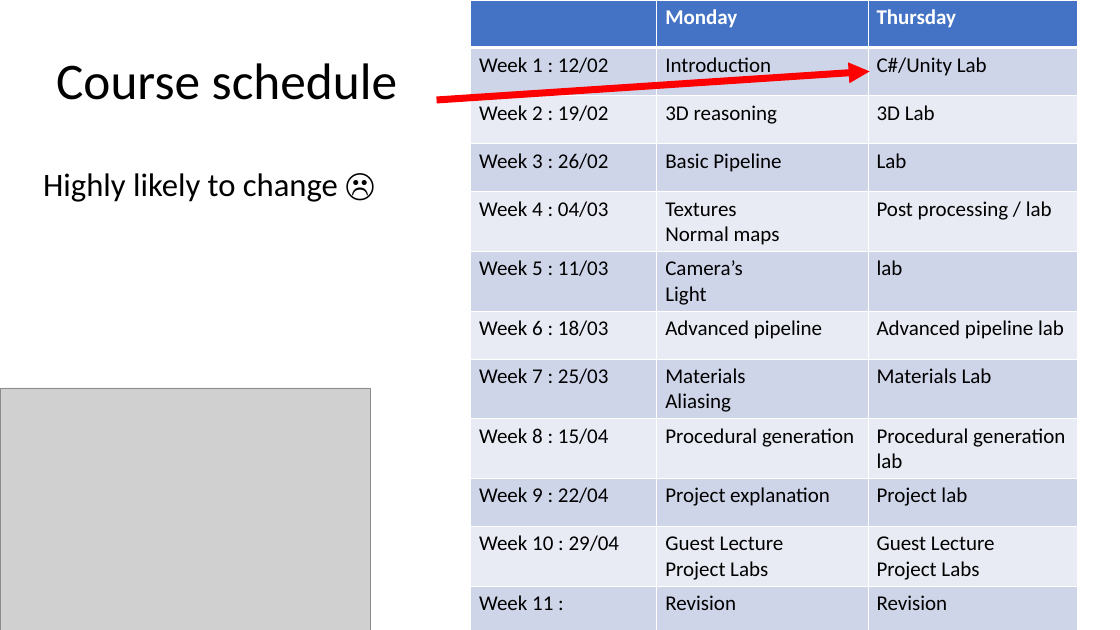
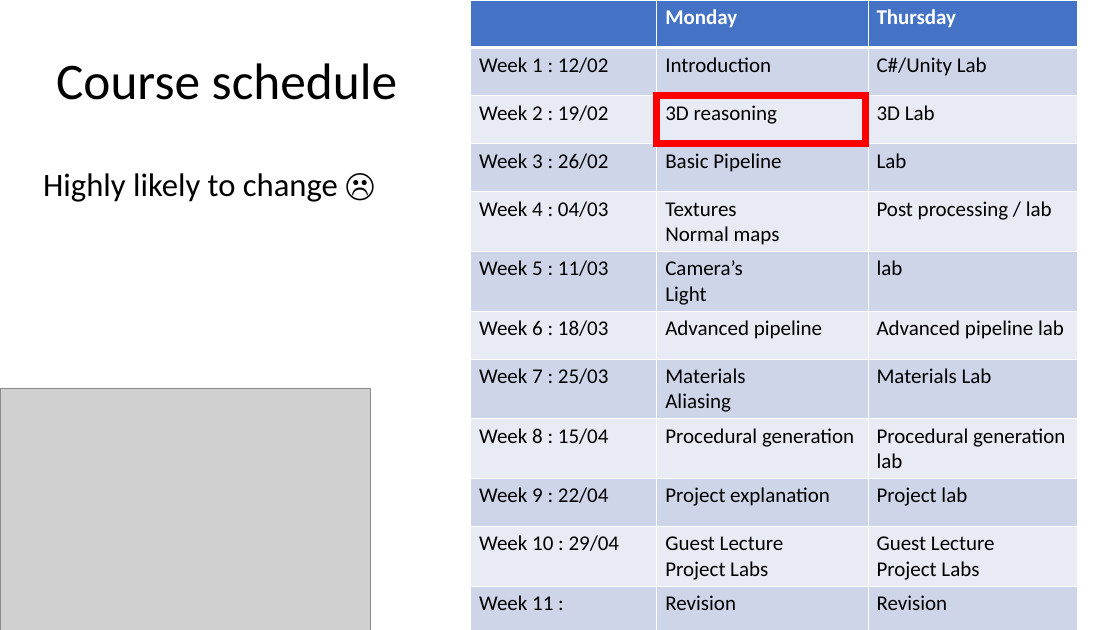
Before and after one commit to harveypekar/3dgraphics, a slide deck: slide 4 of course/3d_slides_w2a.pptx. Drawn at 1120x630 pixels with LibreOffice and Linux fonts; fonts in the diff are those of the drawing; grey boxes stand for pictures. Boxes give left, top, right and bottom in pixels: in the first picture for what was removed or moved away, otherwise in the second. Text is boxed around its words. In the diff, an @@ line names an element or a change of style, - is before the commit and + after.

Commit message:
update course

```diff
--- a/course/3d_slides_w2a.pptx
+++ b/course/3d_slides_w2a.pptx
@@ arrow removed from (437, 100) to (870, 71) @@
@@ rectangle added at [657, 96, 866, 144], outline #FF0000 6 pt @@
```
Also in this commit, not shown: 1 other slide changed, 57 slides added, 31 slides removed.
